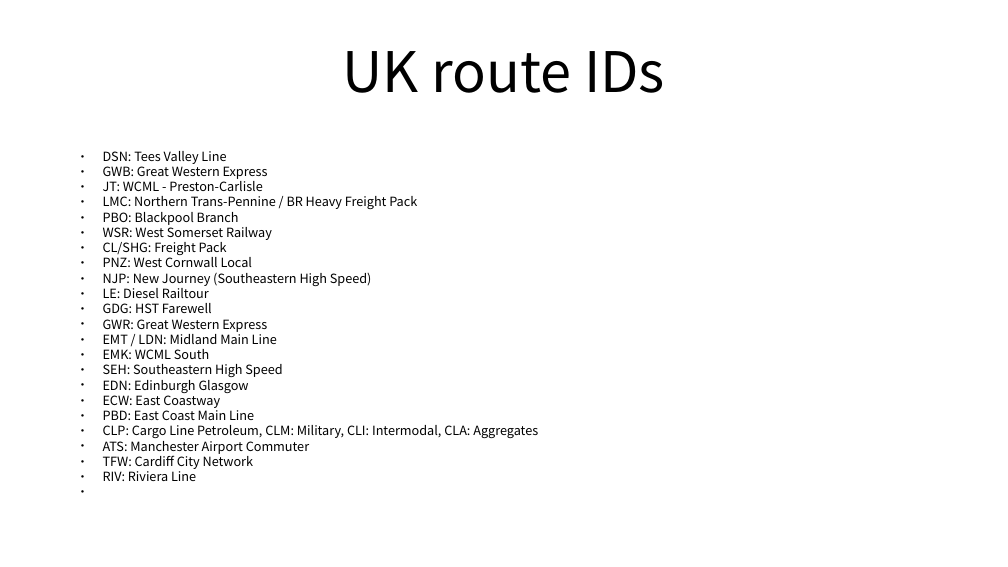
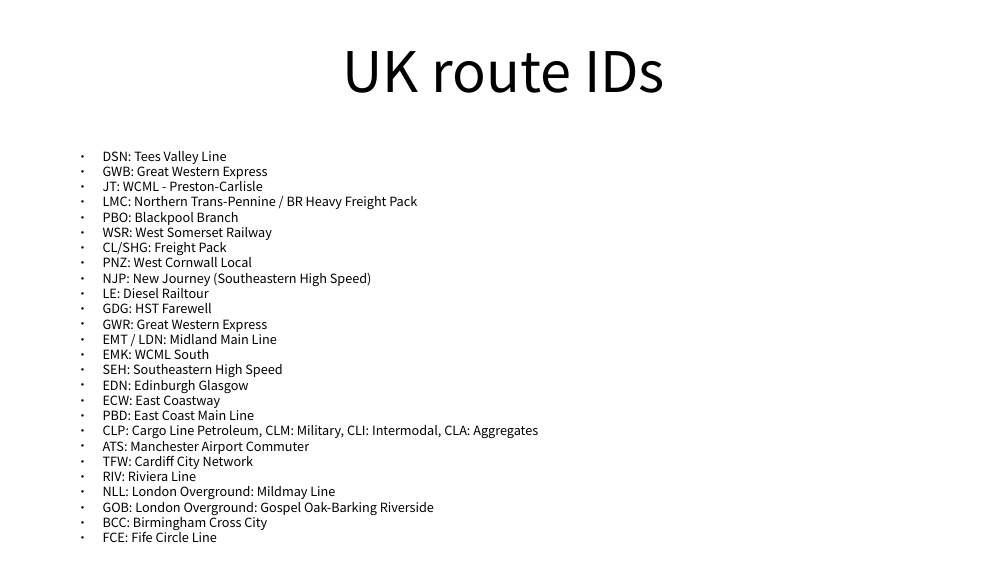
Before and after one commit to FreddyYJ/TSW-RailDriver-Remap, a slide deck: slide 7 of Index.odp. Drawn at 1008x567 pixels with LibreOffice and Linux fonts; fonts in the diff are those of the drawing. Boxes give left, top, right and bottom in pixels: in the first picture for what was removed or moved away, otherwise in the second. Text is boxed around its words. In the diff, an @@ line names an element or a change of style, - is before the commit and + after.

```diff
--- a/Index.odp
+++ b/Index.odp
@@ text at (103,486,434,542): paragraphs added @@
+● NLL: London Overground: Mildmay Line
+● GOB: London Overground: Gospel Oak-Barking Riverside
+● BCC: Birmingham Cross City
+● FCE: Fife Circle Line
```
Also in this commit, not shown: 16 other files.
